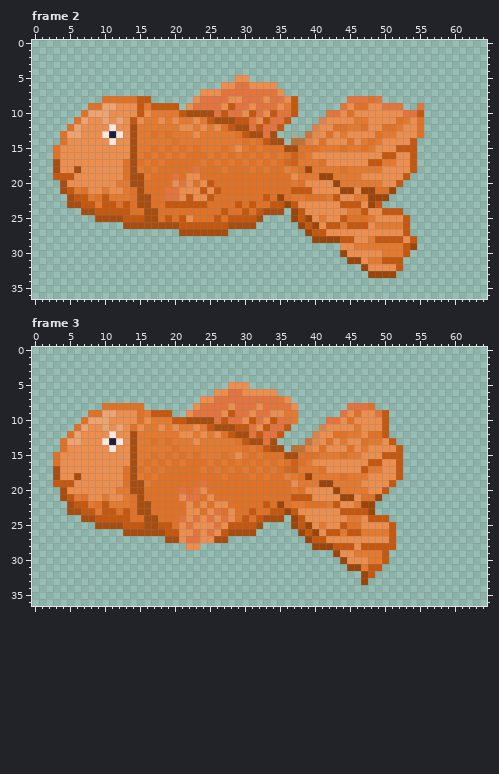
Pixel-art file: assets/images/asepriteFiles/goldFish3AnimationFirstPass.aseprite. The picture above is the old version.
65x37 pixels, 7 frames. Pixels under 10% opacity are left out. Colours within 5 levels of each other are drawn and written as one. Shown: frame 2, frame 3. The commit also changed other frames, which this record leaves out.
The result:
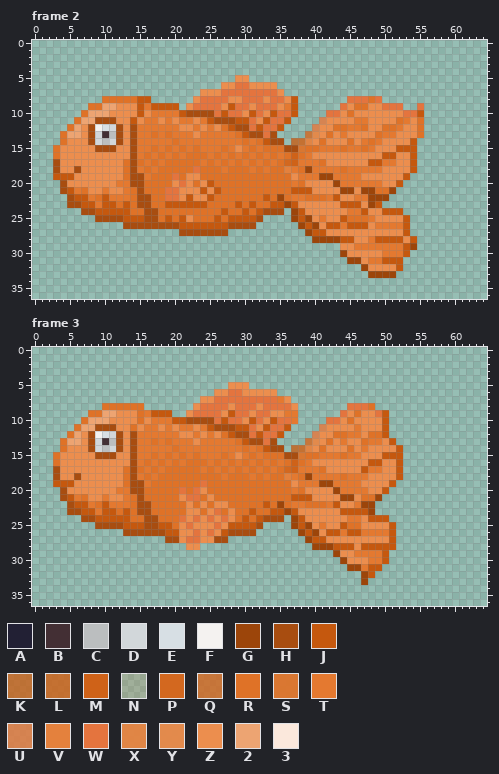
Palette (. is transparent): A #222034  B #432f34  C #bbbebf  D #d2d7da  E #d7dfe4  F #f4f2f0  G #9c450a  H #a84d10  J #c5580e  K #cb5e14c6  L #cd6118d4  M #cf6218  N #cf63192b  P #d3681f  Q #d16822d4  R #df7227  S #de732af0  T #e47930  U #e3783ed4  V #e4813d  W #e4743e  X #e5823ff0  Y #e88746f0  Z #ec8e4e  2 #eda472  3 #fbe8dc
What changed:
--- frame 2, layers "dorsal fin", "head"
@@ x 6..39 @@
 10 .R222ZZZZJZTTTTJHHHHWJWWZJWZJWWJ..
-11 R2ZZ2Z2ZJZTTZTZTTZTJHHHJJWZJWWJ...
-12 2ZZZZ3ZZHTTTTTTZZTZTZRJHHWJWWJ....
-13 2ZZZ3A3ZHTTRTRTTTZTTTTTRJHHWH..N.Q
-14 ZZZZZ3ZZHTTTTTRTTTTTTTTTRTRJHH.KLX
-15 ZZZZZZZZHTTRTRTRTRTTTRTZTRTRRRHHSR
+11 R22HHHZZJZTTZTZTTZTJHHHJJWZJWWJ...
+12 2ZHFEDHZHTTTTTTZZTZTZRJHHWJWWJ....
+13 2ZHDBCHZHTTRTRTTTZTTTTTRJHHWH....Q
+14 ZZHDCDHZHTTTTTRTTTTTTTTTRTRJHH.KLX
+15 ZZZHHHZZHTTRTRTRTRTTTRTZTRTRRRHHSR
 16 ZZZZZZZZHTRTRTRTRRRTRTRTRTRTRTRMRT
--- frame 3, layer "head"
@@ x 6..14 @@
 10 .R222ZZZZ
-11 R2ZZ2Z2ZR
-12 2ZZZZ3ZZH
-13 2ZZZ3A3ZH
-14 ZZZZZ3ZZH
-15 ZZZZZZZZH
+11 R22HHHZZR
+12 2ZHFEDHZH
+13 2ZHDBCHZH
+14 ZZHDCDHZH
+15 ZZZHHHZZH
 16 ZZZZZZZZH
